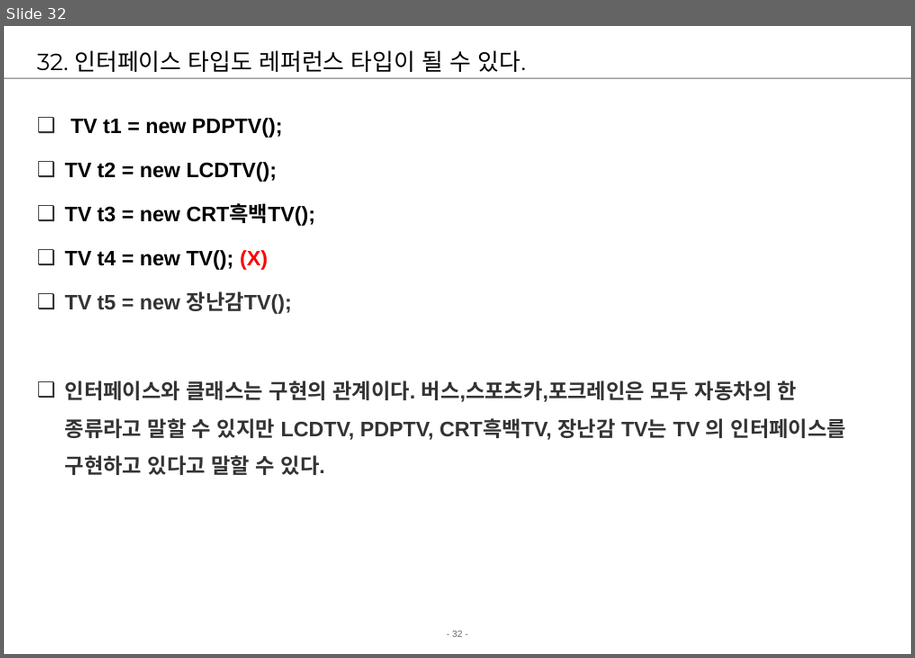
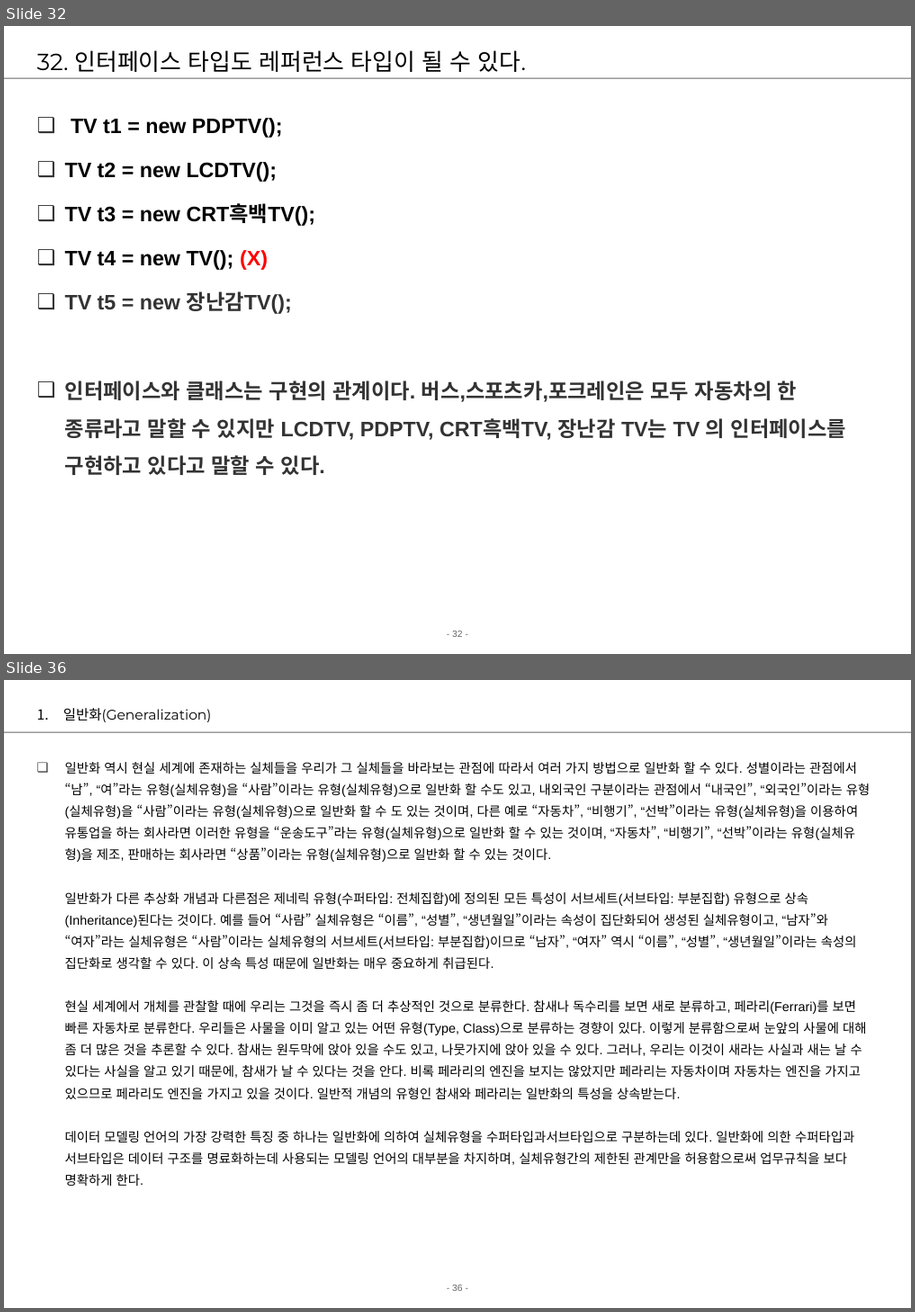
Before and after one commit to young0715/chapter01, a slide deck: src/02.Java기본-객체지향기본개념.ppt. Shown one above the other, each under a label of ours: slide 32 before the commit, slides 32 and 36 after it; the slides between them are not shown. The pictures are 915x658 and 915x1312 pixels, drawn with LibreOffice and Linux fonts; fonts in the diff are those of the drawing; background and template pictures are left out. Boxes give left, top, right and bottom in pixels: in the first picture for what was removed or moved away, otherwise in the second. Text is boxed around its words. In the diff, an @@ line names an element or a change of style, - is before the commit and + after.

```diff
--- a/src/02.Java기본-객체지향기본개념.ppt
+++ b/src/02.Java기본-객체지향기본개념.ppt
@@ slide 36 added at [4, 680, 911, 1308], background #FFFFFF; not listed: 2 template elements that a slide beside it also shows @@
@@ title added at [63, 708, 212, 722], 12 pt, text #000000 @@
+1. 일반화(Generalization)
@@ text added at [65, 762, 870, 1186], 11.1 pt, text #000000 @@
+❑ 일반화 역시 현실 세계에 존재하는 실체들을 우리가 그 실체들을 바라보는 관점에 따라서 여러 가지 방법으로 일반화 할 수 있다. 성별이라는 관점에서 “남”, “여”라는 유형(실체유형)을 “사람”이라는 유형(실체유형)으로 일반화 할 수도 있고, 내외국인 구분이라는 관점에서 “내국인”, “외국인”이라는 유형(실체유형)을 “사람”이라는 유형(실체유형)으로 일반화 할 수 도 있는 것이며, 다른 예로 “자동차”, “비행기”, “선박”이라는 유형(실체유형)을 이용하여 유통업을 하는 회사라면 이러한 유형을 “운송도구”라는 유형(실체유형)으로 일반화 할 수 있는 것이며, “자동차”, “비행기”, “선박”이라는 유형(실체유형)을 제조, 판매하는 회사라면 “상품”이라는 유형(실체유형)으로 일반화 할 수 있는 것이다.
+  일반화가 다른 추상화 개념과 다른점은 제네릭 유형(수퍼타입: 전체집합)에 정의된 모든 특성이 서브세트(서브타입: 부분집합) 유형으로 상속(Inheritance)된다는 것이다. 예를 들어 “사람” 실체유형은 “이름”, “성별”, “생년월일”이라는 속성이 집단화되어 생성된 실체유형이고, “남자”와 “여자”라는 실체유형은 “사람”이라는 실체유형의 서브세트(서브타입: 부분집합)이므로 “남자”, “여자” 역시 “이름”, “성별”, “생년월일”이라는 속성의 집단화로 생각할 수 있다. 이 상속 특성 때문에 일반화는 매우 중요하게 취급된다.
+  현실 세계에서 개체를 관찰할 때에 우리는 그것을 즉시 좀 더 추상적인 것으로 분류한다. 참새나 독수리를 보면 새로 분류하고, 페라리(Ferrari)를 보면 빠른 자동차로 분류한다. 우리들은 사물을 이미 알고 있는 어떤 유형(Type, Class)으로 분류하는 경향이 있다. 이렇게 분류함으로써 눈앞의 사물에 대해 좀 더 많은 것을 추론할 수 있다. 참새는 원두막에 앉아 있을 수도 있고, 나뭇가지에 앉아 있을 수 있다. 그러나, 우리는 이것이 새라는 사실과 새는 날 수 있다는 사실을 알고 있기 때문에, 참새가 날 수 있다는 것을 안다. 비록 페라리의 엔진을 보지는 않았지만 페라리는 자동차이며 자동차는 엔진을 가지고 있으므로 페라리도 엔진을 가지고 있을 것이다. 일반적 개념의 유형인 참새와 페라리는 일반화의 특성을 상속받는다.
+  데이터 모델링 언어의 가장 강력한 특징 중 하나는 일반화에 의하여 실체유형을 수퍼타입과서브타입으로 구분하는데 있다. 일반화에 의한 수퍼타입과 서브타입은 데이터 구조를 명료화하는데 사용되는 모델링 언어의 대부분을 차지하며, 실체유형간의 제한된 관계만을 허용함으로써 업무규칙을 보다 명확하게 한다.
```
Also in this commit, not shown: 1 slide changed, 4 other slides added, 3 other files.
